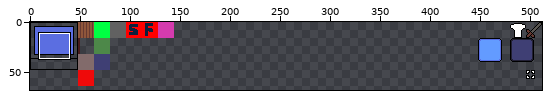
Sprite sheet -- android/assets/sprites/sprites.png. Above: a wide view before the commit, with the close-up outlined.
Close-up. First the earlier version:
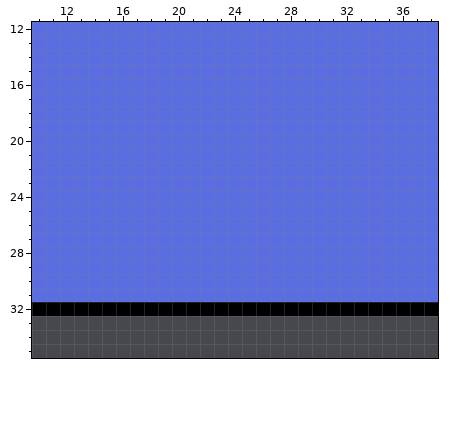
The file is 512x1024 pixels. Colours within 5 levels of each other are drawn and written as one. Shown: x 10..38, y 12..35. The wide view leaves out empty margins.
After the commit:
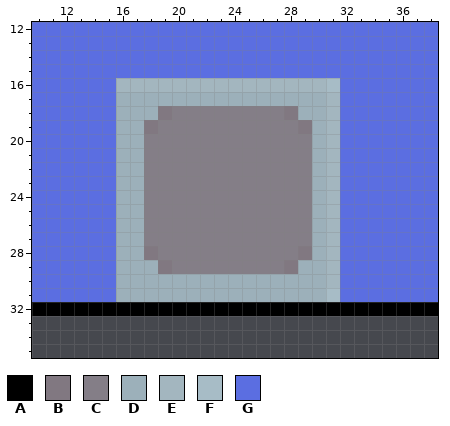
Palette (. is transparent): A #000000  B #817881  C #847e87  D #9cb0ba  E #a3b6bf  F #a7bcc6  G #5b6ee1
Edits made:
y 16: x 16..31 GGGGGGGGGGGGGGGG -> EEEEEEEEEEEEEEEF
y 17: x 16..31 GGGGGGGGGGGGGGGG -> DDDDDDDDDDDDDDDE
y 18: x 16..31 GGGGGGGGGGGGGGGG -> DDDBCCCCCCCCBDDE
y 19: x 16..31 GGGGGGGGGGGGGGGG -> DDBCCCCCCCCCCBDE
y 20..27: x 16..31 GGGGGGGGGGGGGGGG -> DDCCCCCCCCCCCCDE
y 28: x 16..31 GGGGGGGGGGGGGGGG -> DDBCCCCCCCCCCBDE
y 29: x 16..31 GGGGGGGGGGGGGGGG -> DDDBCCCCCCCCBDDE
y 30: x 16..31 GGGGGGGGGGGGGGGG -> DDDDDDDDDDDDDDDE
y 31: x 16..31 GGGGGGGGGGGGGGGG -> DDDDDDDDDDDDDDDF
